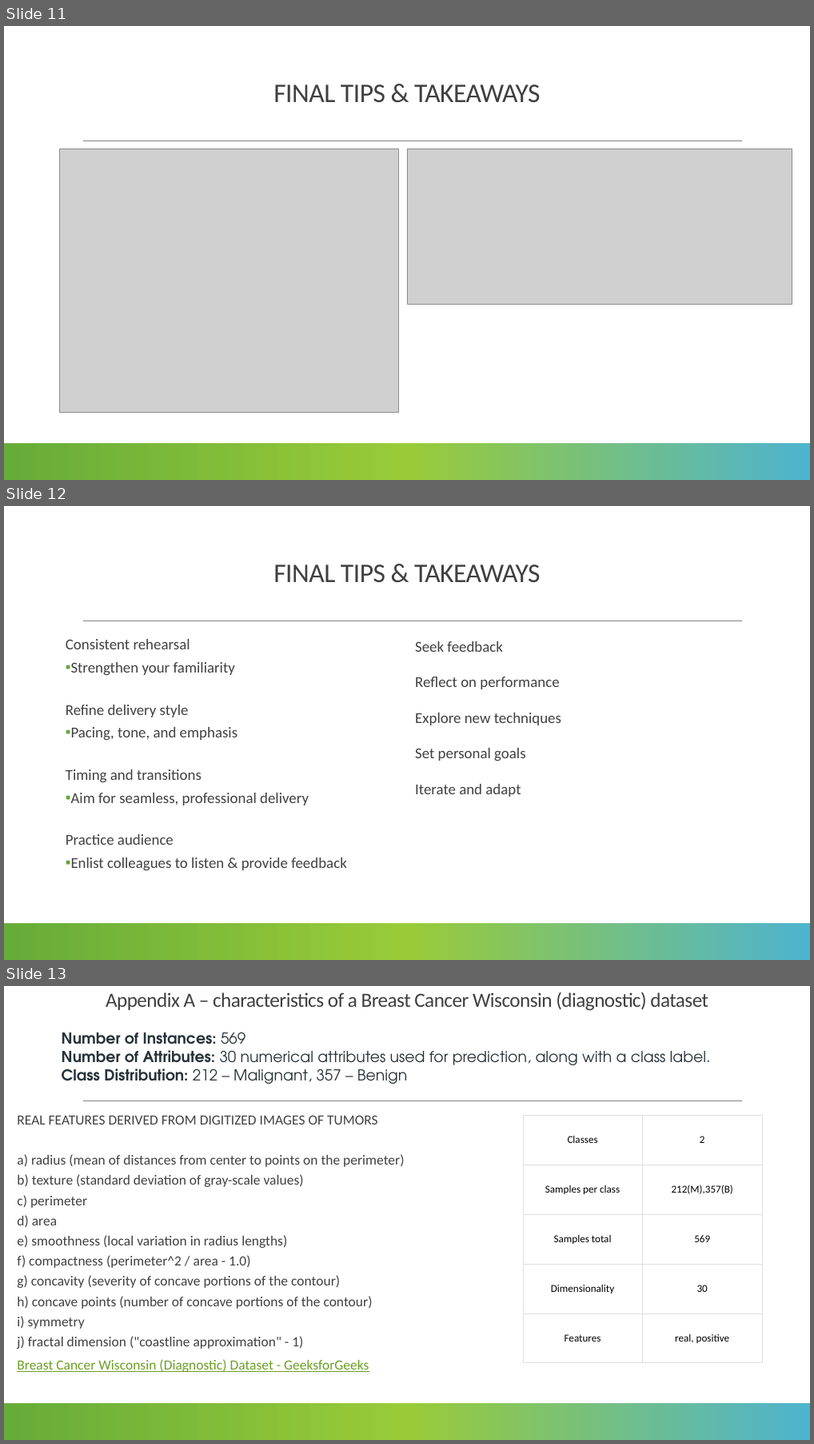
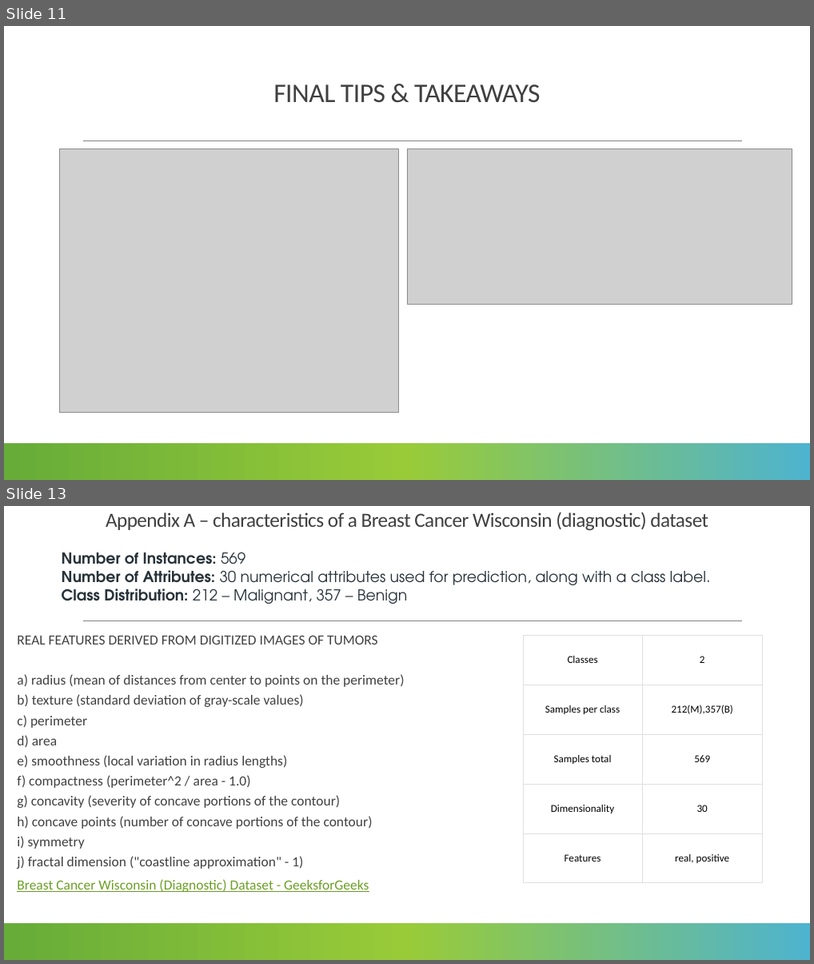
Before and after one commit to lmanov1/CancerPrediction, a slide deck: PROJECT_PRESENTATION.pptx. Shown one above the other, each under a label of ours: slides 11, 12 and 13 before the commit, slides 11 and 13 after it; the slides between them are not shown. The pictures are 814x1444 and 814x964 pixels, drawn with LibreOffice and Linux fonts; fonts in the diff are those of the drawing; grey boxes stand for pictures. Boxes give left, top, right and bottom in pixels: in the first picture for what was removed or moved away, otherwise in the second. Text is boxed around its words. In the diff, an @@ line names an element or a change of style, - is before the commit and + after.

```diff
--- a/PROJECT_PRESENTATION.pptx
+++ b/PROJECT_PRESENTATION.pptx
@@ slide 12 removed at <box>4,506,810,960</box>, background #FFFFFF; not listed: 4 template elements that a slide beside it also shows @@
@@ title removed at <box>274,564,541,583</box> @@
-FINAL TIPS & TAKEAWAYS
@@ text removed at <box>66,639,347,870</box> @@
-Consistent rehearsal
-  ▪ Strengthen your familiarity
-Refine delivery style
-  ▪ Pacing, tone, and emphasis
-Timing and transitions
-  ▪ Aim for seamless, professional delivery
-Practice audience
-  ▪ Enlist colleagues to listen & provide feedback
@@ text removed at <box>415,641,562,796</box> @@
-Seek feedback
-Reflect on performance
-Explore new techniques
-Set personal goals
-Iterate and adapt
@@ rectangle removed at <box>4,923,810,960</box> @@
```
Also in this commit, not shown: 7 slides changed, 1 slide added, 3 other files.
